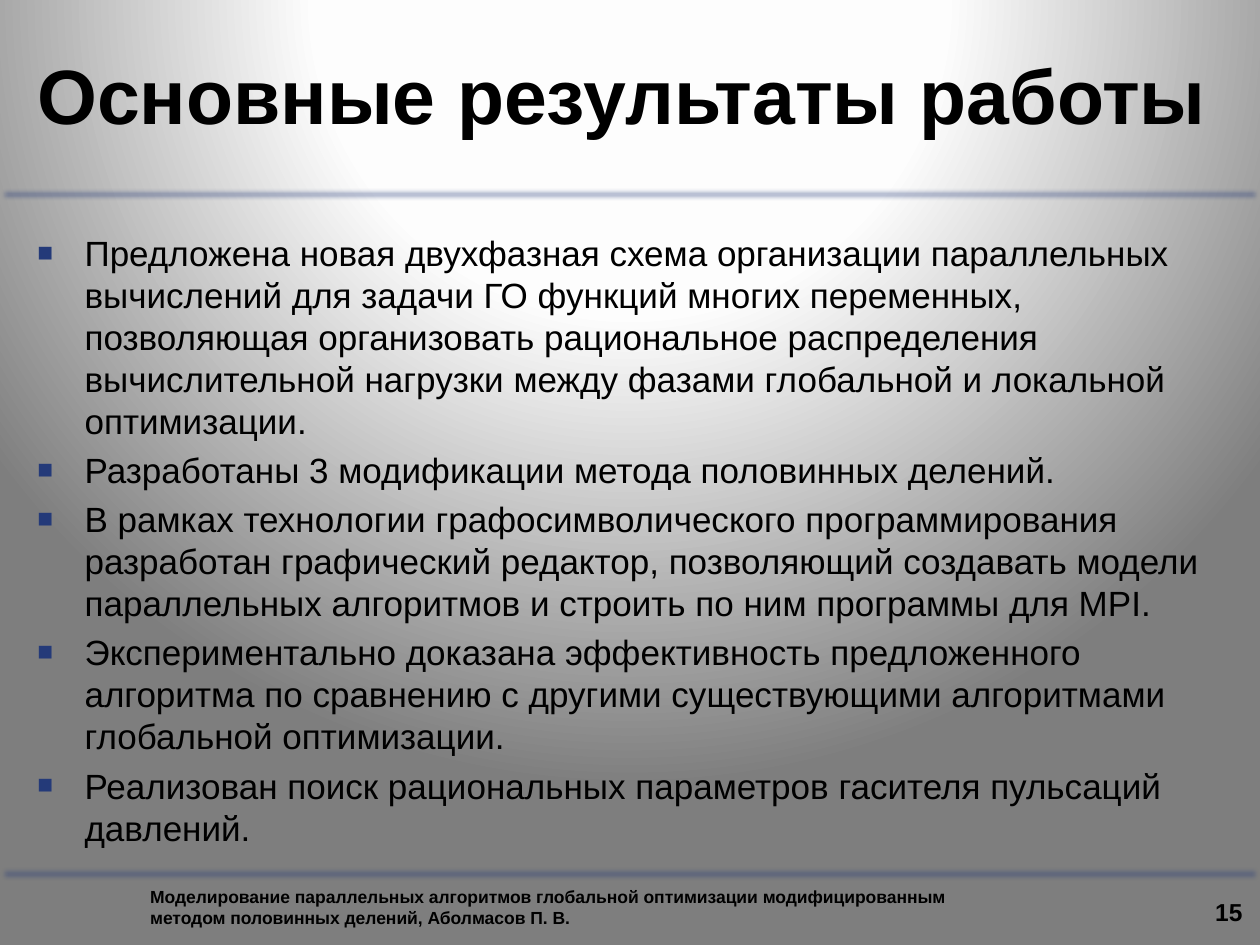
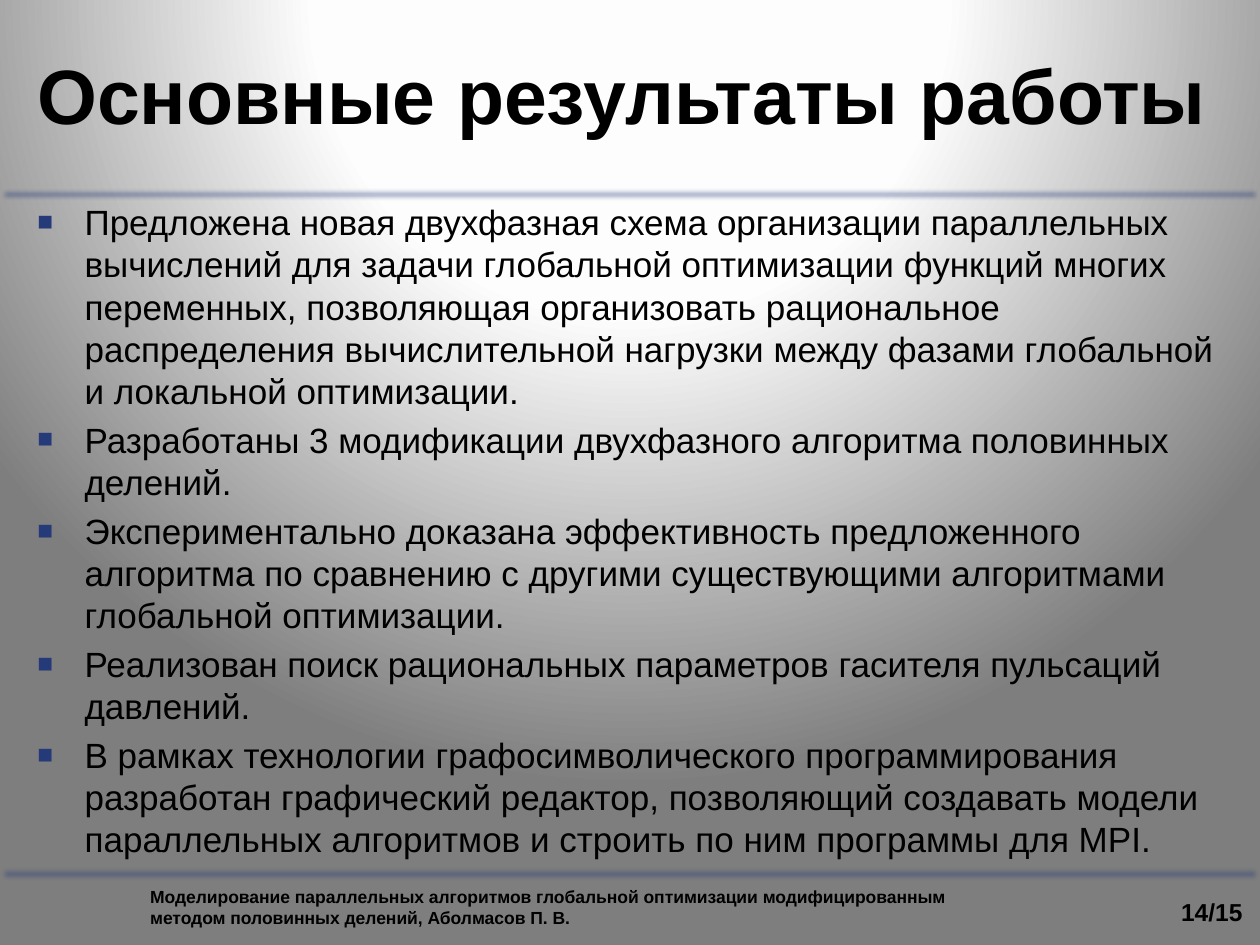
Before and after one commit to graf-abolmasov/PGraph, a slide deck: slide 14 of documentation/Презентация.pptx (slide 15 before the commit). Drawn at 1260x945 pixels with LibreOffice and Linux fonts; fonts in the diff are those of the drawing; background and template pictures are left out. Boxes give left, top, right and bottom in pixels: in the first picture for what was removed or moved away, otherwise in the second. Text is boxed around its words. In the diff, an @@ line names an element or a change of style, - is before the commit and + after.

```diff
--- a/documentation/Презентация.pptx
+++ b/documentation/Презентация.pptx
@@ text "Предложена новая двухфазная схема организации ...": place and size @@
-text "Предложена новая двухфазная схема организации ..." at bbox=[85, 240, 1199, 847]
+text "Предложена новая двухфазная схема организации ..." at bbox=[85, 207, 1213, 858]
@@ text at bbox=[85, 207, 1213, 501]: text changed @@
-■ Предложена новая двухфазная схема организации параллельных вычислений для задачи ГО функций многих переменных, позволяющая организовать рациональное распределения вычислительной нагрузки между фазами глобальной и локальной оптимизации.
-■ Разработаны 3 модификации метода половинных делений.
-■ В рамках технологии графосимволического программирования разработан графический редактор, позволяющий создавать модели параллельных алгоритмов и строить по ним программы для MPI.
+■ Предложена новая двухфазная схема организации параллельных вычислений для задачи глобальной оптимизации функций многих переменных, позволяющая организовать рациональное распределения вычислительной нагрузки между фазами глобальной и локальной оптимизации.
+■ Разработаны 3 модификации двухфазного алгоритма половинных делений.
@@ text at bbox=[85, 742, 1199, 858]: paragraph added @@
+■ В рамках технологии графосимволического программирования разработан графический редактор, позволяющий создавать модели параллельных алгоритмов и строить по ним программы для MPI.
@@ page number at bbox=[1181, 903, 1242, 922]: text changed @@
-15
+14/15
```
Also in this commit, not shown: 9 other slides changed, 1 slide removed, 6 other files.
